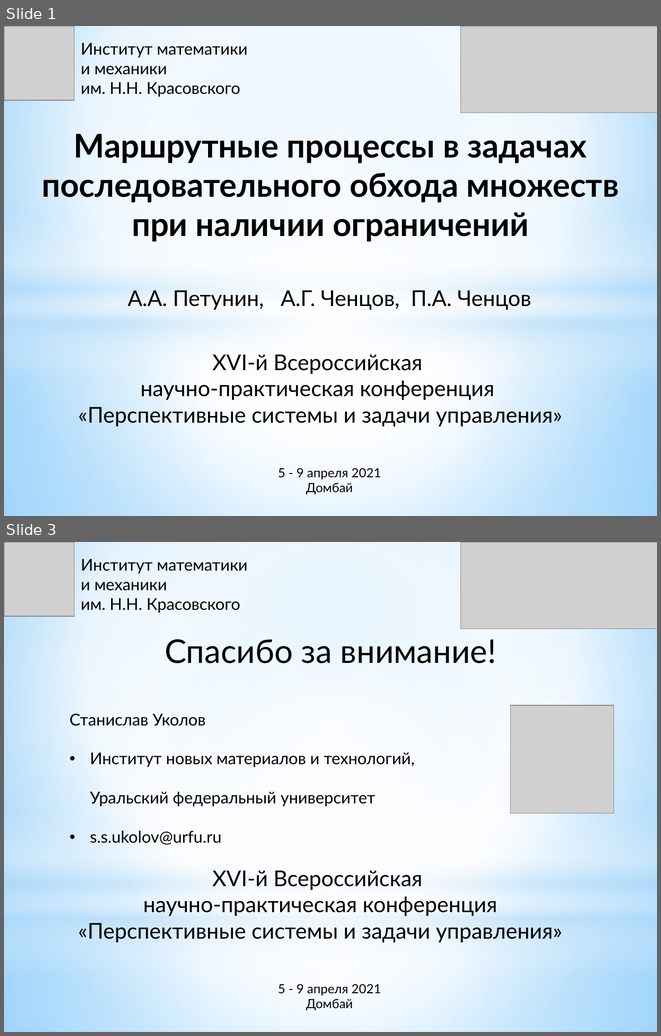
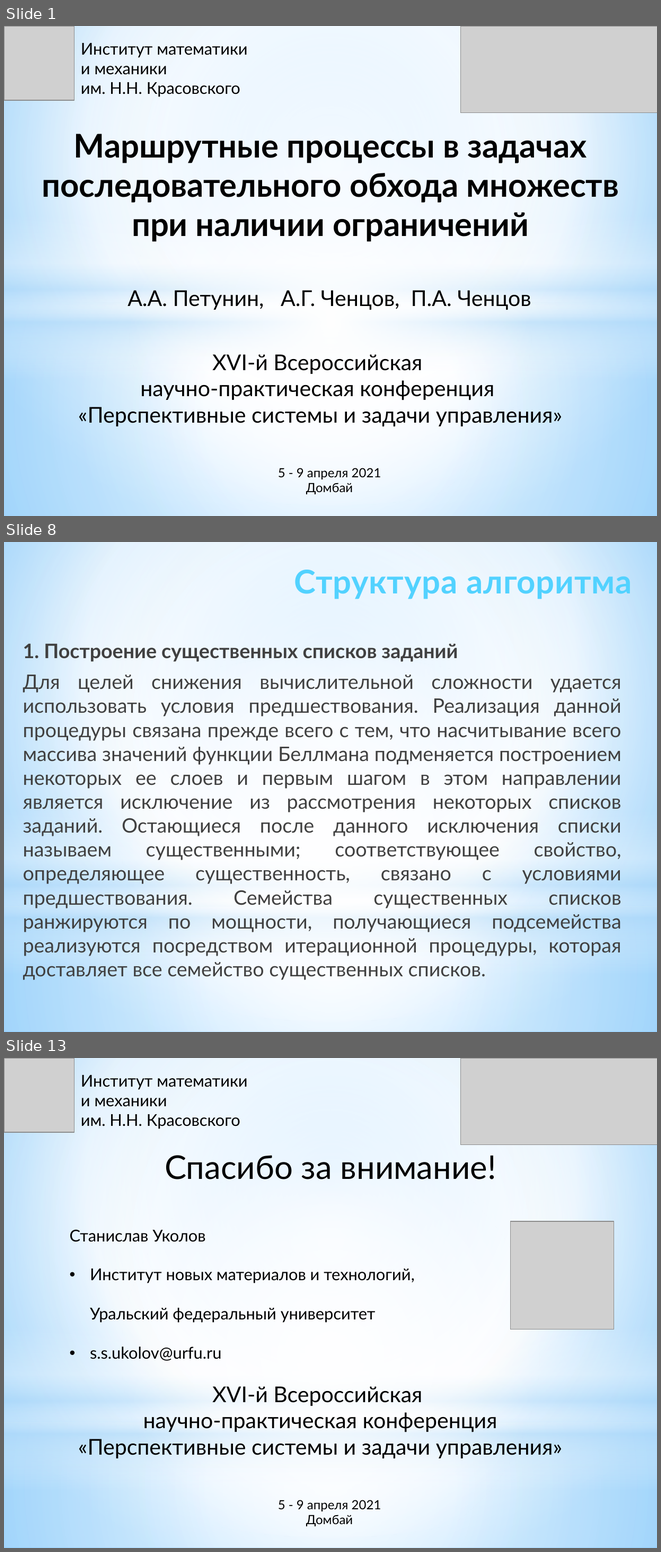
Before and after one commit to ukoloff/LaTeX, a slide deck: chentsov/dombai/docx/dombai-chentsov.pptx. Shown one above the other, each under a label of ours: slides 1 and 3 before the commit, slides 1, 8 and 13 after it; the slides between them are not shown. The pictures are 661x1036 and 661x1552 pixels, drawn with LibreOffice and Linux fonts; fonts in the diff are those of the drawing; grey boxes stand for pictures. Boxes give left, top, right and bottom in pixels: in the first picture for what was removed or moved away, otherwise in the second. Text is boxed around its words. In the diff, an @@ line names an element or a change of style, - is before the commit and + after.

```diff
--- a/chentsov/dombai/docx/dombai-chentsov.pptx
+++ b/chentsov/dombai/docx/dombai-chentsov.pptx
@@ slide 8 added at (4, 542, 657, 1032), background gradient #9ED5FF to #FFFFFF to #5BB9FF; not listed: 4 template elements that a slide beside it also shows @@
@@ text added at (294, 570, 632, 599), 36 pt, text gradient #52D2FF to #20A0CE, bold @@
+Структура алгоритма
@@ text added at (23, 643, 621, 980), 22 pt, text #404040 @@
+1. Построение существенных списков заданий
+Для целей снижения вычислительной сложности удается использовать условия предшествования. Реализация данной процедуры связана прежде всего с тем, что насчитывание всего массива значений функции Беллмана подменяется построением некоторых ее слоев и первым шагом в этом направлении является исключение из рассмотрения некоторых списков заданий. Остающиеся после данного исключения списки называем существенными; соответствующее свойство, определяющее существенность, связано с условиями предшествования. Семейства существенных списков ранжируются по мощности, получающиеся подсемейства реализуются посредством итерационной процедуры, которая доставляет все семейство существенных списков.
@@ what was slide 3 is now slide 13 @@
```
Also in this commit, not shown: 10 other slides added, 1 slide removed.
